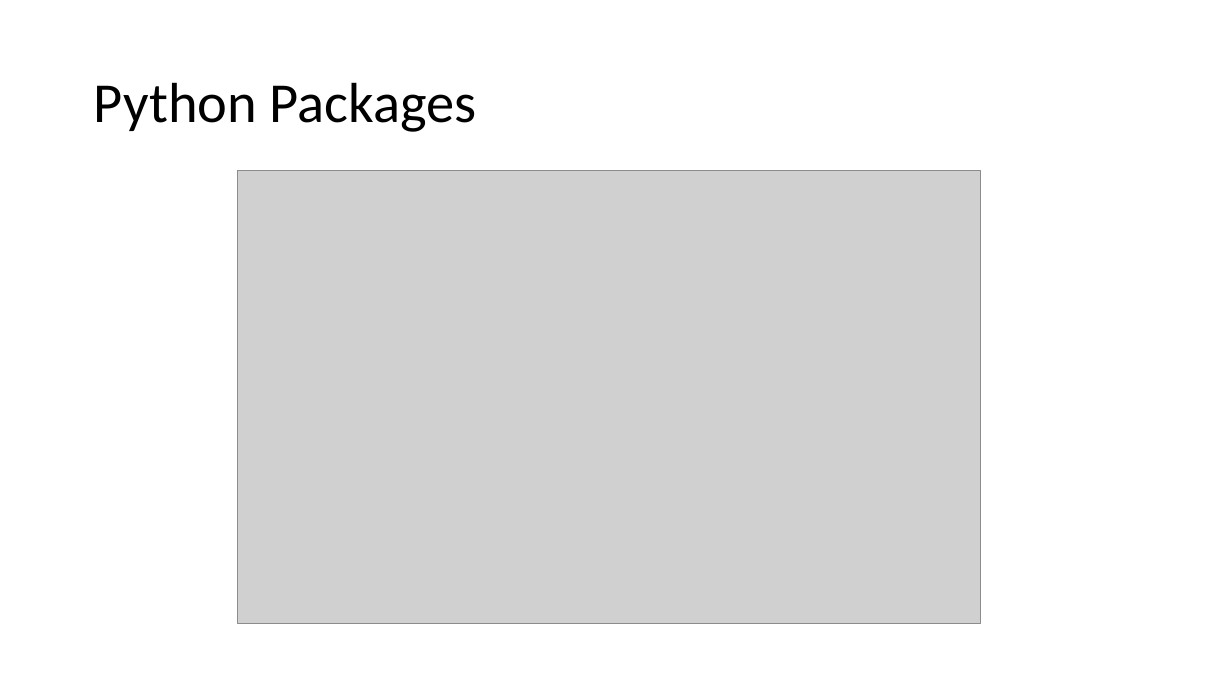
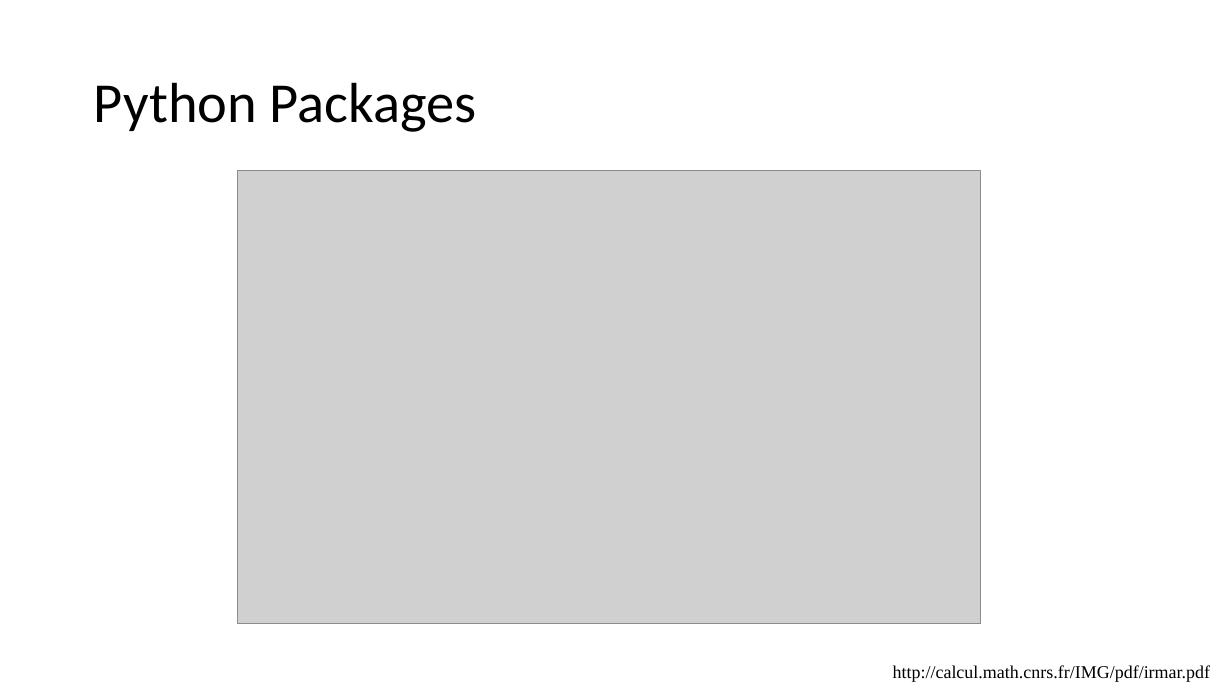
Before and after one commit to EmoryPython/Lab, a slide deck: slide 25 of lecture/Python Programing.pptx. Drawn at 1232x693 pixels with LibreOffice and Linux fonts; fonts in the diff are those of the drawing; grey boxes stand for pictures. Boxes give left, top, right and bottom in pixels: in the first picture for what was removed or moved away, otherwise in the second. Text is boxed around its words. In the diff, an @@ line names an element or a change of style, - is before the commit and + after.

Commit message:
Added the reference link to slide 25

```diff
--- a/lecture/Python Programing.pptx
+++ b/lecture/Python Programing.pptx
@@ text added at <box>893,665,1211,682</box>, 14 pt, text #000000 @@
+http://calcul.math.cnrs.fr/IMG/pdf/irmar.pdf
```
